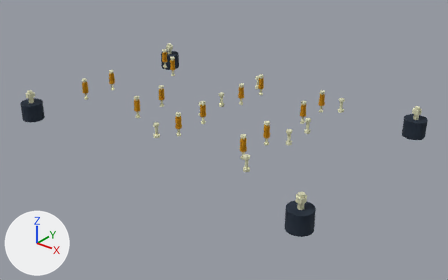
One commit to the glTF model hr30/whole-body-p0.1/electrical/e1-controls-only-fixture-p0.1/HR30_E1_fixture_hardware_candidate.glb: the scene before it, then after it.
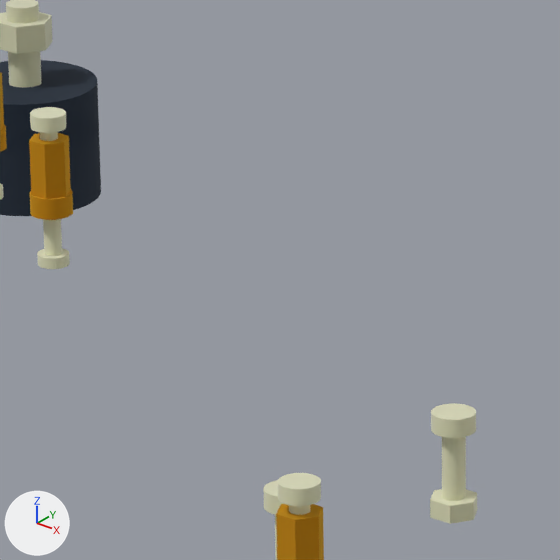
Each version is shown whole from a 50 mm lens placed at (367.0, -448.8, 244.3), pointed at (13.4, -6.7, -29.8), then close up on the part from 37% to 52% of the width and 16% to 40% of the height. The lights are fixed; the arrows at lower left show +X, +Y and +Z. The last two pictures show the newer version. Where no turn or scale is listed for an object, it has been applied to the vertices.

Objects in the first close-up: 'CARRIER_A_M2P5_PEDESTAL_AND_STANDOFF_05', 'CARRIER_A_M2P5_TOP_BOTTOM_SCREWS_05', 'CARRIER_B_COVER_M3_FASTENER_05', 'FOOT_M5_SCREW_AND_NUT_02', 'FOOT_RISER_AND_SJ5309_02', 'SWD_M2P5_PEDESTAL_AND_STANDOFF_14', 'SWD_M2P5_TOP_BOTTOM_SCREWS_14' and 3 more.
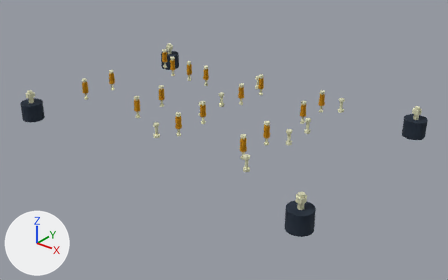
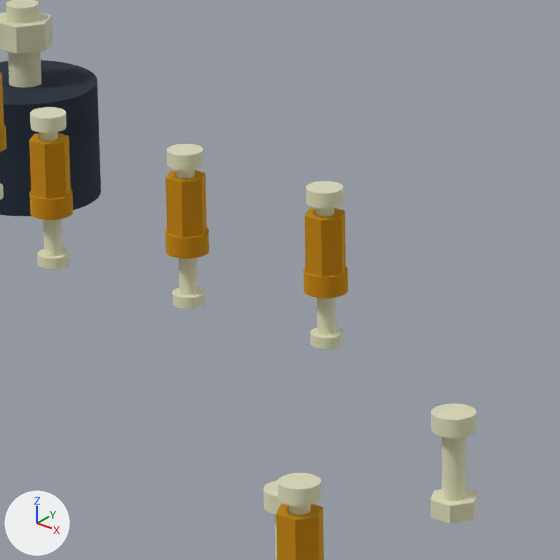
Where the change shows, as pixel boxes (x1, y1, x2, y2) in the close-ups (560 x 560 px):
'WATCHDOG_M2P5_PEDESTAL_AND_STANDOFF_16', added: after (303, 208, 348, 298)
'WATCHDOG_M2P5_PEDESTAL_AND_STANDOFF_15', added: after (165, 170, 209, 259)
'WATCHDOG_M2P5_TOP_BOTTOM_SCREWS_16', added: after (306, 181, 343, 349)
'WATCHDOG_M2P5_TOP_BOTTOM_SCREWS_15', added: after (167, 144, 205, 309)

The change, as a list of edits to the scene's bpy script:
```text
Add me_watchdog_m2p5_top_bottom_screws_16:
    me_watchdog_m2p5_top_bottom_screws_16.from_pydata(...)  # a 90-sided cylinder along z spanning x -59.2..-56.8, y 49.3..51.7, z 9.6..15.6; a 90-sided cylinder along z spanning x -60.5..-55.5, y 48.0..53.0, z 15.6..17.7; a 90-sided cylinder along z spanning x -59.2..-56.8, y 49.3..51.7, z -3.0..9.0; a 90-sided cylinder along z spanning x -60.2..-55.8, y 48.3..52.7, z -4.6..-3.0
    me_watchdog_m2p5_top_bottom_screws_16.materials.append(mat_mat_1)  # white #f0f0db
Add me_watchdog_m2p5_pedestal_and_standoff_16:
    me_watchdog_m2p5_pedestal_and_standoff_16.from_pydata(...)  # 552 vertices, 1104 faces; spans x -61.0..-55.0, y 47.5..53.5, z 3.0..14.0
    me_watchdog_m2p5_pedestal_and_standoff_16.materials.append(mat_mat_0)  # yellow #e0b333
Add me_watchdog_m2p5_top_bottom_screws_15:
    me_watchdog_m2p5_top_bottom_screws_15.from_pydata(...)  # a 90-sided cylinder along z spanning x -84.2..-81.8, y 49.3..51.7, z 9.6..15.6; a 90-sided cylinder along z spanning x -85.5..-80.5, y 48.0..53.0, z 15.6..17.7; a 90-sided cylinder along z spanning x -84.2..-81.8, y 49.3..51.7, z -3.0..9.0; a 90-sided cylinder along z spanning x -85.2..-80.8, y 48.3..52.7, z -4.6..-3.0
    me_watchdog_m2p5_top_bottom_screws_15.materials.append(mat_mat_1)  # white #f0f0db
Add me_watchdog_m2p5_pedestal_and_standoff_15:
    me_watchdog_m2p5_pedestal_and_standoff_15.from_pydata(...)  # 552 vertices, 1104 faces; spans x -86.0..-80.0, y 47.5..53.5, z 3.0..14.0
    me_watchdog_m2p5_pedestal_and_standoff_15.materials.append(mat_mat_0)  # yellow #e0b333
Add ob_watchdog_m2p5_top_bottom_screws_16:
    ob_watchdog_m2p5_top_bottom_screws_16 = bpy.data.objects.new('WATCHDOG_M2P5_TOP_BOTTOM_SCREWS_16', me_watchdog_m2p5_top_bottom_screws_16)
    ob_watchdog_m2p5_top_bottom_screws_16.location = (0.0, 0.0, 0.0)
Add ob_watchdog_m2p5_pedestal_and_standoff_16:
    ob_watchdog_m2p5_pedestal_and_standoff_16 = bpy.data.objects.new('WATCHDOG_M2P5_PEDESTAL_AND_STANDOFF_16', me_watchdog_m2p5_pedestal_and_standoff_16)
    ob_watchdog_m2p5_pedestal_and_standoff_16.location = (0.0, 0.0, 0.0)
Add ob_watchdog_m2p5_top_bottom_screws_15:
    ob_watchdog_m2p5_top_bottom_screws_15 = bpy.data.objects.new('WATCHDOG_M2P5_TOP_BOTTOM_SCREWS_15', me_watchdog_m2p5_top_bottom_screws_15)
    ob_watchdog_m2p5_top_bottom_screws_15.location = (0.0, 0.0, 0.0)
Add ob_watchdog_m2p5_pedestal_and_standoff_15:
    ob_watchdog_m2p5_pedestal_and_standoff_15 = bpy.data.objects.new('WATCHDOG_M2P5_PEDESTAL_AND_STANDOFF_15', me_watchdog_m2p5_pedestal_and_standoff_15)
    ob_watchdog_m2p5_pedestal_and_standoff_15.location = (0.0, 0.0, 0.0)
```
